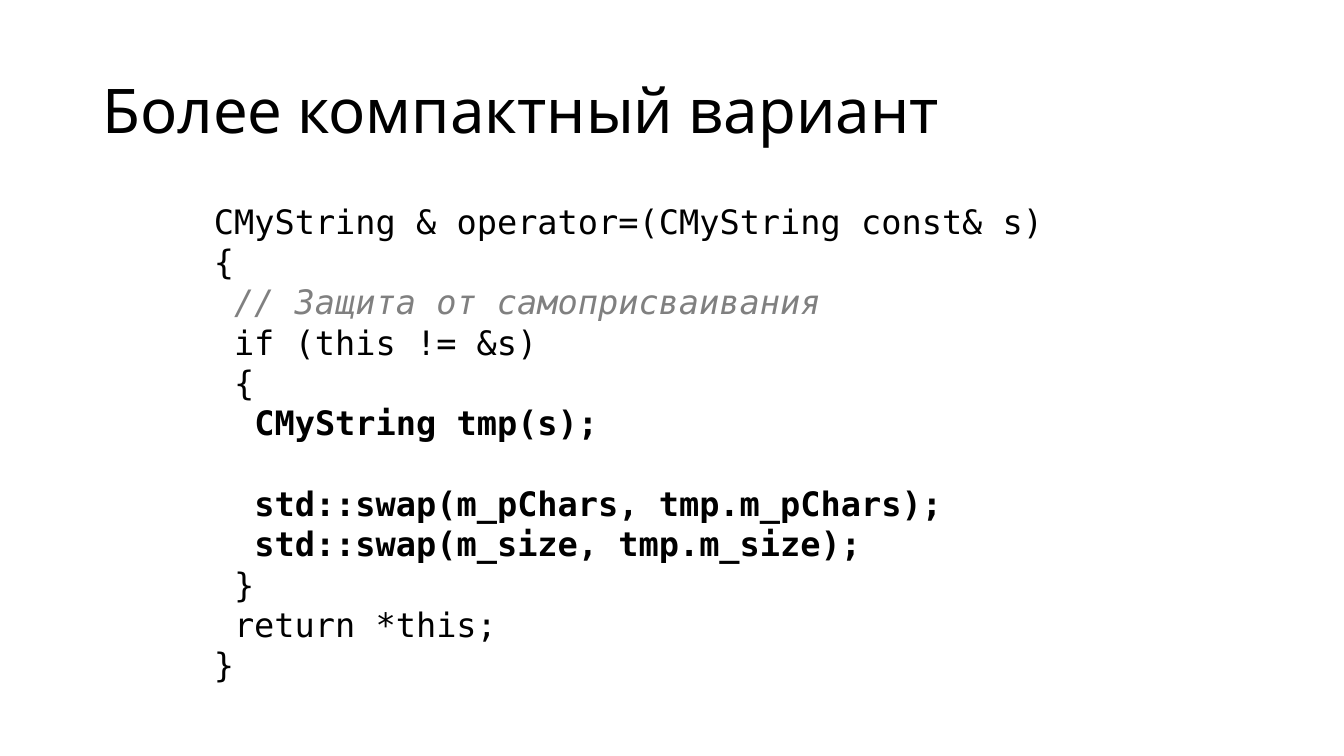
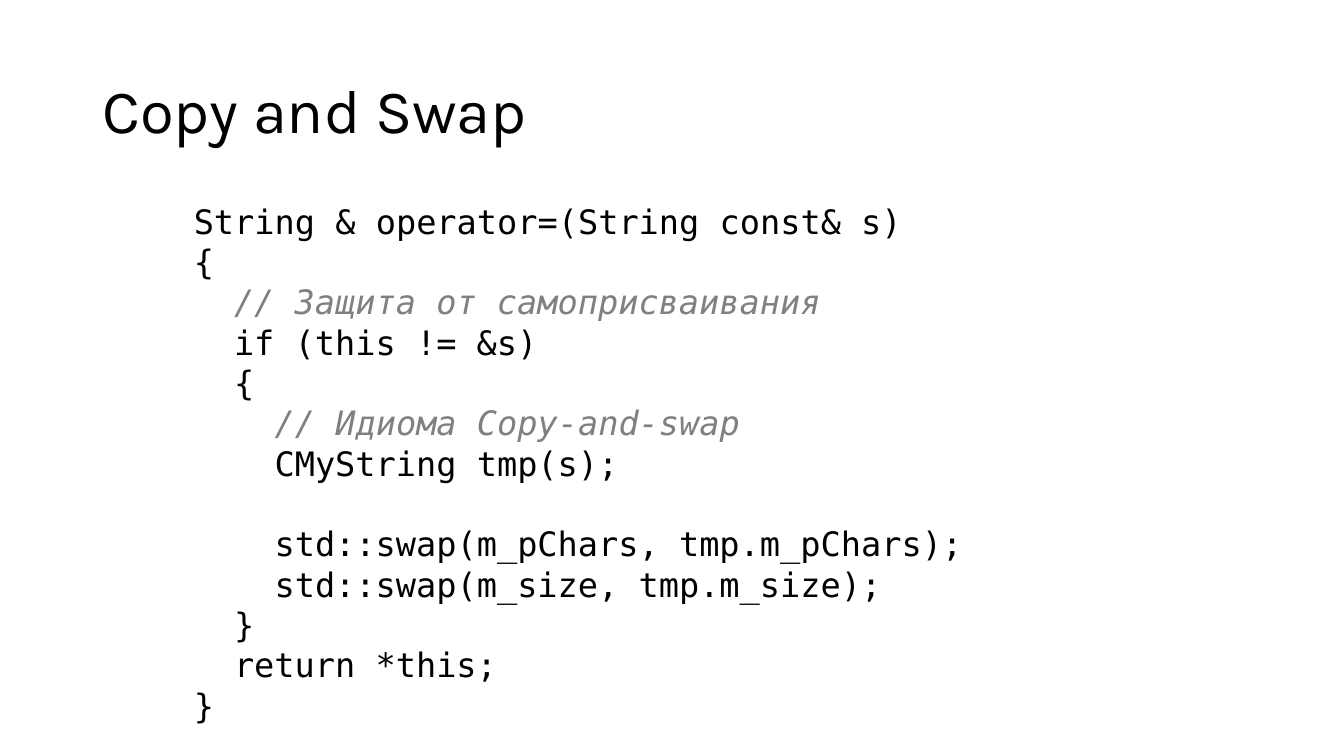
Before and after one commit to alexey-malov/oop, a slide deck: slide 61 of lectures/05/Обработка ошибок и исключительных ситуаций.pptx (slide 62 before the commit). Drawn at 1344x756 pixels with LibreOffice and Linux fonts; fonts in the diff are those of the drawing. Boxes give left, top, right and bottom in pixels: in the first picture for what was removed or moved away, otherwise in the second. Text is boxed around its words. In the diff, an @@ line names an element or a change of style, - is before the commit and + after.

```diff
--- a/lectures/05/Обработка ошибок и исключительных ситуаций.pptx
+++ b/lectures/05/Обработка ошибок и исключительных ситуаций.pptx
@@ title at box(102, 91, 527, 148): text changed @@
-Более компактный вариант
+Copy and Swap
@@ text at box(194, 208, 901, 241): text changed @@
-CMyString & operator=(CMyString const& s)
+String & operator=(String const& s)
@@ text at box(335, 409, 740, 442): paragraph added @@
+// Идиома Copy-and-swap
@@ text at box(275, 450, 962, 604): bold off in "CMyString tmp(s);", "std::swap(m_pChars, tmp.m_pChars);", "std::swap(m_size, tmp.m_size);" @@
```
Also in this commit, not shown: 6 other slides changed, 12 slides added, 19 slides removed, 1 other file.
